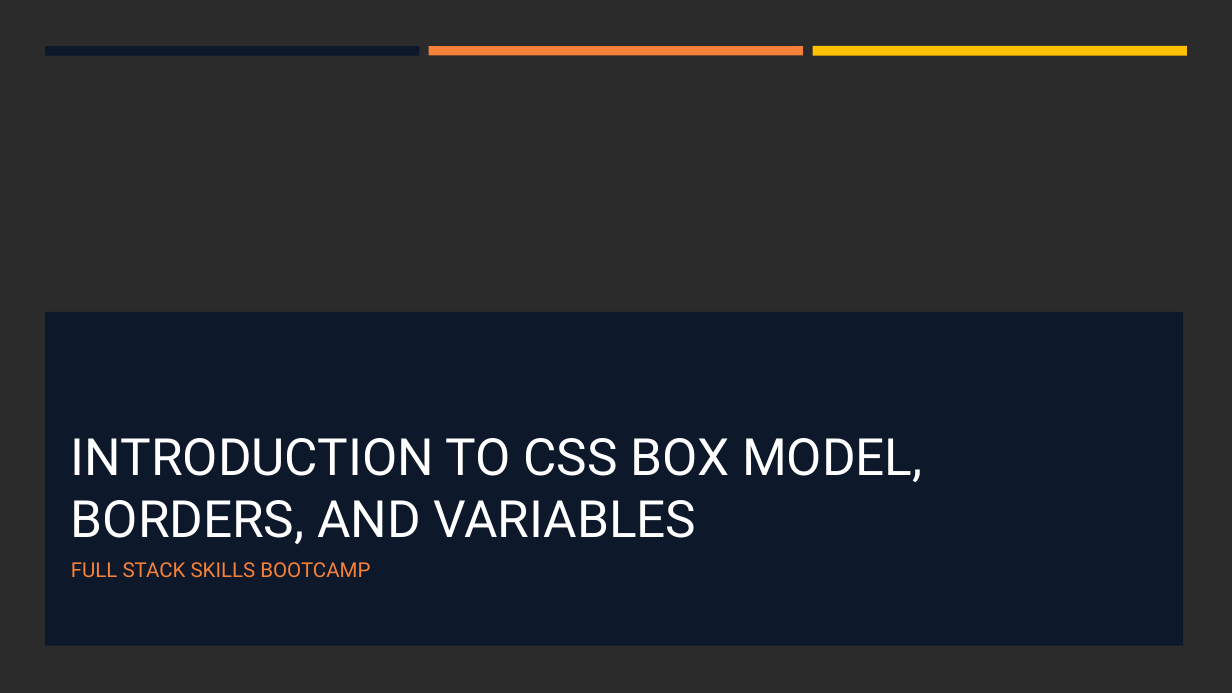
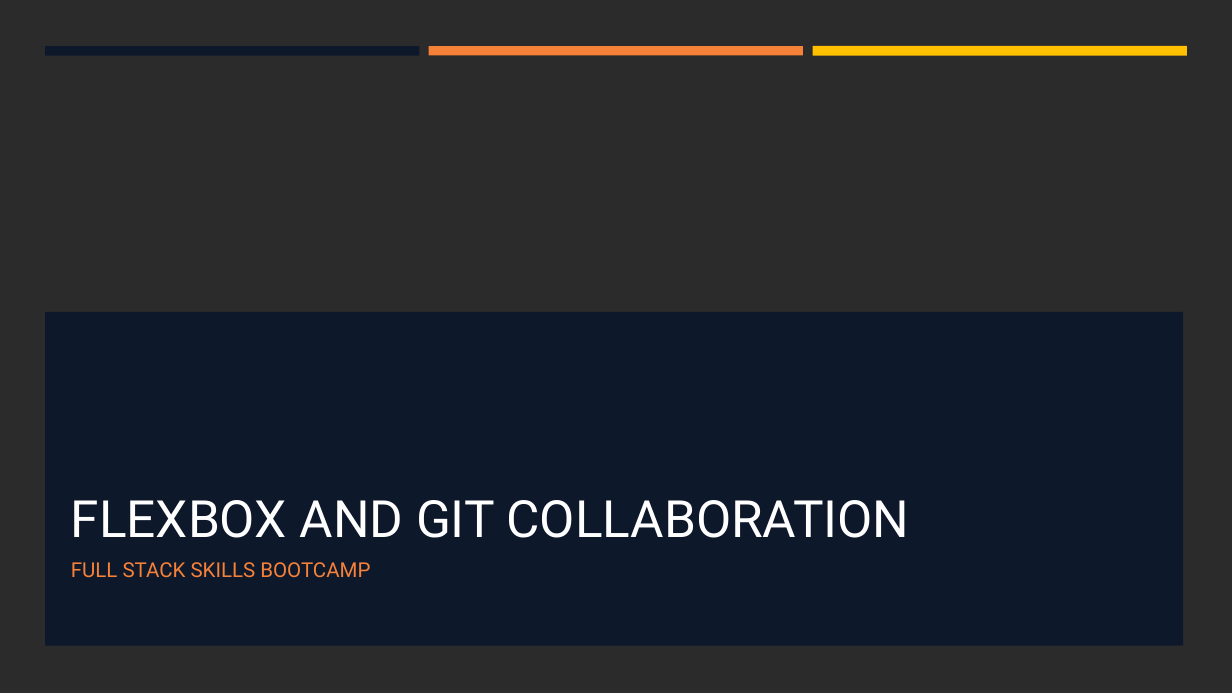
Before and after one commit to hawkeye1900/SBC-Sept24, a slide deck: slide 1 of week-2/W2-S3-FlexBox/W2-S3-FlexBox.pptx. Drawn at 1232x693 pixels with LibreOffice and Linux fonts; fonts in the diff are those of the drawing; background and template pictures are left out; a plain dark background stands for a picture behind light text. Boxes give left, top, right and bottom in pixels: in the first picture for what was removed or moved away, otherwise in the second. Text is boxed around its words. In the diff, an @@ line names an element or a change of style, - is before the commit and + after.

```diff
--- a/week-2/W2-S3-FlexBox/W2-S3-FlexBox.pptx
+++ b/week-2/W2-S3-FlexBox/W2-S3-FlexBox.pptx
@@ title at (71, 500, 909, 538): text changed @@
-INTRODUCTION TO CSS BOX MODEL, BORDERS, AND VARIABLES
+FLEXBOX AND GIT COLLABORATION
```
Also in this commit, not shown: 3 other slides changed, 13 slides added, 11 slides removed, 2 other files.
